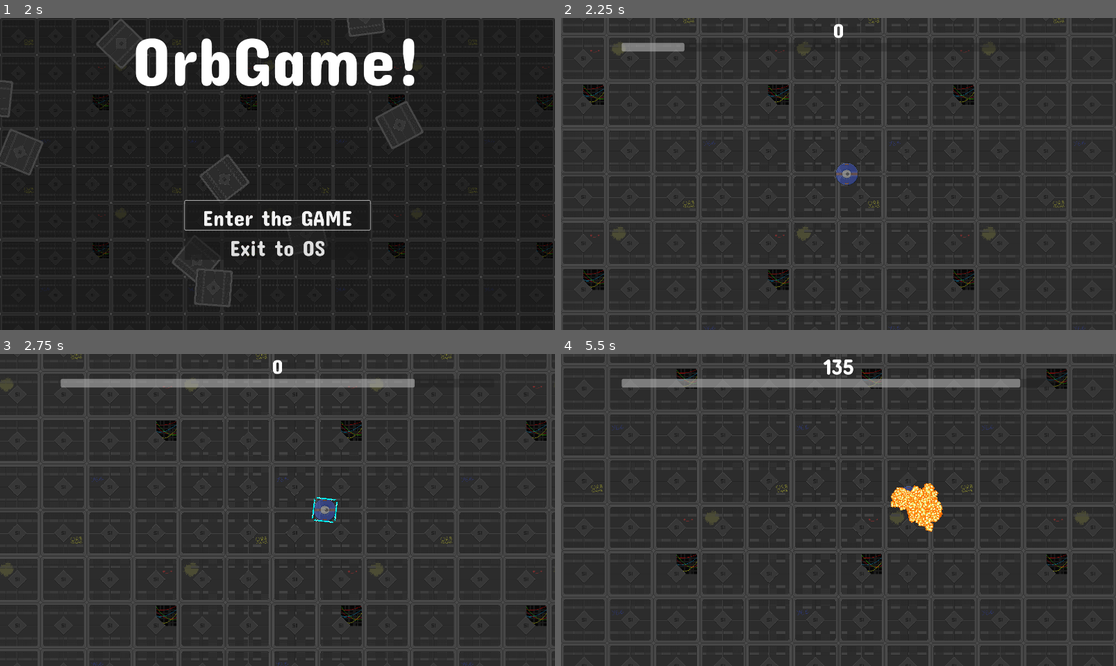
Above: before the commit, frames 1-4 (two rows, left to right).
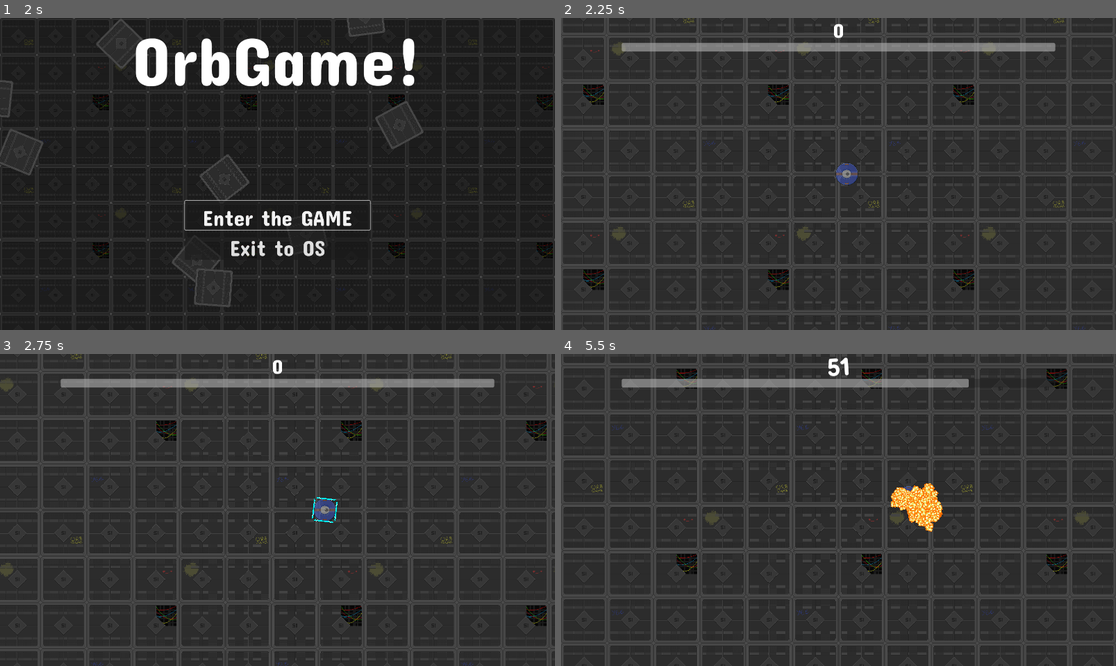
Above: after the commit, the same moments.

Repository: thompson937/Orbgame
Game: Godot game, scene res://Nodes/main_menu.tscn
Two runs of this game, one before a commit and one after it. Both use one fixed random seed, a clock stepped at 60 frames per second and the inputs below.
Inputs:
- Up to frame 1 (2 s): click "Enter the GAME" at 0.5 s; click "Enter the GAME" at 1.25 s
- Up to frame 2 (2.25 s): hold Right (move_right) from 2.03 s (still down); tap Space (dash) at 2.1 s
- Up to frame 3 (2.75 s): keep holding Right (move_right)
- Up to frame 4 (5.5 s): release Right (move_right) at 2.78 s; hold Down (move_down) 2.78-3.53 s; tap Space (dash) every 0.75 s from 2.85 to 5.1 s; hold Right (move_right) 3.53-4.28 s; hold Up (move_up) 4.28-5.03 s; hold Left (move_left) from 5.03 s (still down)

Frame 1 is identical in both runs. In frame 2, 1.8% of the frame differs, in the area x 22-90%, y 8-11%; in frame 3, 0.4%; in frame 4, 0.4%.

Commit message:
Rewrote literally everything (music temporarily muted)

Diff:
--- a/Nodes/main.tscn
+++ b/Nodes/main.tscn
@@ -1,9 +1,10 @@
-[gd_scene load_steps=11 format=3 uid="uid://bhbrjk61khsph"]
+[gd_scene load_steps=12 format=3 uid="uid://bhbrjk61khsph"]
 
 [ext_resource type="Script" path="res://Scripts/game.gd" id="1_71f2l"]
 [ext_resource type="PackedScene" uid="uid://ctv8f0y3h1t25" path="res://Nodes/player.tscn" id="1_al7i7"]
 [ext_resource type="Script" path="res://Scripts/move_camera.gd" id="2_sm8c7"]
 [ext_resource type="PackedScene" uid="uid://ckm0gidsmua3s" path="res://Nodes/missile.tscn" id="3_c6tdd"]
+[ext_resource type="Script" path="res://Scripts/HudManager.gd" id="4_12t7j"]
 [ext_resource type="Theme" uid="uid://dtxqxytnxtioo" path="res://the_theme.tres" id="4_xj4qc"]
 [ext_resource type="Texture2D" uid="uid://lkv8xpo6fc1m" path="res://Art/ground_tile.png" id="5_887kl"]
 [ext_resource type="Script" path="res://Scripts/pause_menu.gd" id="5_dw50r"]
@@ -26,8 +27,9 @@
 anchor_bottom = 1.0
 grow_horizontal = 2
 grow_vertical = 2
+script = ExtResource("4_12t7j")
 
-[node name="ProgressBar" type="ProgressBar" parent="Player/HUD/Control"]
+[node name="Healthbar" type="ProgressBar" parent="Player/HUD/Control"]
 layout_mode = 0
 anchor_left = 0.5
 anchor_right = 0.5
@@ -39,7 +41,7 @@
 mouse_filter = 2
 show_percentage = false
 
-[node name="Label" type="Label" parent="Player/HUD/Control"]
+[node name="ScoreLabel" type="Label" parent="Player/HUD/Control"]
 layout_direction = 1
 layout_mode = 0
 anchor_left = 0.5
@@ -143,19 +145,12 @@
 shortcut_in_tooltip = false
 text = "QUIT"
 
-[node name="VisibleOnScreenNotifier2D" type="VisibleOnScreenNotifier2D" parent="Player/HUD/Control/PauseScreen"]
-position = Vector2(960, 540)
-scale = Vector2(50, 30)
-
 [node name="Camera2D" type="Camera2D" parent="."]
 zoom = Vector2(0.938, 0.938)
 script = ExtResource("2_sm8c7")
 
 [node name="RocketSpawner" type="Timer" parent="."]
 wait_time = 0.5
-autostart = true
-
-[node name="ScoreSeconds" type="Timer" parent="."]
 autostart = true
 
 [node name="TextureRect" type="TextureRect" parent="."]
@@ -175,10 +170,7 @@
 
 [node name="Score" parent="." instance=ExtResource("7_r5phs")]
 
-[connection signal="returnToGame" from="Player/HUD/Control/PauseScreen" to="." method="_on_pause_screen_return_to_game"]
 [connection signal="pressed" from="Player/HUD/Control/PauseScreen/MenuButton" to="Player/HUD/Control/PauseScreen" method="_on_menu_button_pressed"]
 [connection signal="pressed" from="Player/HUD/Control/PauseScreen/ReturnButton" to="Player/HUD/Control/PauseScreen" method="_on_return_button_pressed"]
 [connection signal="pressed" from="Player/HUD/Control/PauseScreen/QuitButton" to="Player/HUD/Control/PauseScreen" method="_on_quit_button_pressed"]
-[connection signal="screen_entered" from="Player/HUD/Control/PauseScreen/VisibleOnScreenNotifier2D" to="Player/HUD/Control/PauseScreen" method="_on_visible_on_screen_notifier_2d_screen_entered"]
 [connection signal="timeout" from="RocketSpawner" to="." method="_on_missile_spawner_timeout"]
-[connection signal="timeout" from="ScoreSeconds" to="Score" method="_on_score_seconds_timeout"]
--- a/Nodes/player.tscn
+++ b/Nodes/player.tscn
@@ -30,7 +30,7 @@
 [node name="CollisionShape2D" type="CollisionShape2D" parent="."]
 shape = SubResource("CircleShape2D_bo7tv")
 
-[node name="AudioStreamPlayer" type="AudioStreamPlayer" parent="."]
+[node name="DeathSound" type="AudioStreamPlayer" parent="." groups=["player"]]
 stream = ExtResource("5_yc7dk")
 volume_db = 3.5
 bus = &"Effects"
--- /dev/null
+++ b/Scripts/GameState.gd
@@ -0,0 +1,37 @@
+extends Node
+
+var playerHealth = 5
+var score = 0
+var missilePoints = 0
+var time = 0
+
+var paused = false
+var gameOver = false
+
+var missileBonus = 30
+var scoreMultiplier = 5
+
+var resetComplete = false
+
+func reset_game():
+	paused = false
+	gameOver = false
+	playerHealth = 5
+	time = 0
+	score = 0
+	missilePoints = 0
+	randomize()
+	resetComplete = true
+
+func _process(delta):
+	if not paused:
+		time += delta
+		if time > 1:
+			score = floor(time * scoreMultiplier) + missilePoints
+			score = floor(score)
+
+	if playerHealth <= 0:
+		gameOver = true
+
+func missile_bonus():
+	missilePoints += missileBonus
--- /dev/null
+++ b/Scripts/HudManager.gd
@@ -0,0 +1,36 @@
+extends Control
+
+var prevScore = 0
+var lerpedScore = 0
+
+var intensity = 1
+
+
+# Called when the node enters the scene tree for the first time.
+func _ready():
+	pass # Replace with function body.
+
+
+# Called every frame. 'delta' is the elapsed time since the previous frame.
+func _process(delta):
+	var deltaScore = GameState.score - prevScore
+	lerpedScore = lerpf(lerpedScore, GameState.score, 0.2)
+	lerpedScore = floor(lerpedScore)
+	$ScoreLabel.text = str(lerpedScore)
+	$ScoreLabel.rotation = sin(GameState.time * 60) / 700 * intensity
+	var scoreScale = lerpf(1, 1.5, intensity / 100)
+	$ScoreLabel.scale = Vector2(scoreScale, scoreScale)
+	$Healthbar.value = GameState.playerHealth * 20
+
+	intensity += deltaScore
+	intensity -= 1
+	intensity = clamp(intensity, 1, 100)
+
+	if GameState.paused:
+		$PauseScreen.show()
+		AudioServer.set_bus_effect_enabled(1, 1, true)
+	else:
+		$PauseScreen.hide()
+		AudioServer.set_bus_effect_enabled(1, 1, false)
+
+	prevScore = GameState.score
--- a/Scripts/game.gd
+++ b/Scripts/game.gd
@@ -1,72 +1,18 @@
 extends Node2D
 
 @export var missileAsset : PackedScene
-var gameRunning = true
-var gamePaused = false
 
-var pauseScreen
-
-# Called when the node enters the scene tree for the first time.
-func _ready():
-	pauseScreen = $Player/HUD/Control/PauseScreen
-	pauseScreen.hide()
-	randomize()
-
-
-# Called every frame. 'delta' is the elapsed time since the previous frame.
 func _process(delta):
-	if Input.is_action_just_pressed("pause"):
-		gamePaused = not gamePaused
-		pause_game()
-
-	if $Player.helf <= 0 and gameRunning:
-		end_game()
-
-func new_game():
-	pauseScreen.hide()
-	gameRunning = true
-	$Player.start()
-	$RocketSpawner.start()
-	$Score.start()
-	$ScoreSeconds.start()
-	AudioServer.set_bus_effect_enabled(1, 1, false)
-
-func end_game():
-	pauseScreen.show()
-	gameRunning = false
-	$RocketSpawner.stop()
-	$ScoreSeconds.stop()
-	print("Dead")
-	var childrenToExplode = get_children()
-
-	for child in childrenToExplode:
-		if "Missile" in child.name:
-			child.explode()
-
-	$Player.ono_ded()
-	AudioServer.set_bus_effect_enabled(1, 1, true)
-
-func pause_game():
-	if gamePaused:
-		pauseScreen.show()
-		AudioServer.set_bus_effect_enabled(1, 1, true)
+	if GameState.gameOver:
+		GameState.paused = true
 		$RocketSpawner.stop()
-		$ScoreSeconds.stop()
-	else:
-		pauseScreen.hide()
-		AudioServer.set_bus_effect_enabled(1, 1, false)
+	elif GameState.resetComplete:
 		$RocketSpawner.start()
-		$ScoreSeconds.start()
-
-	$Player.pause()
-
-	var children = get_children()
-
-	for child in children:
-		if "Missile" in child.name:
-			child.paused = gamePaused
 
 func _on_missile_spawner_timeout():
+	if GameState.paused:
+		pass
+
 	var missile = missileAsset.instantiate()
 	missile.player = $Player
 	var spawnPos = Vector2.ZERO
@@ -97,11 +43,3 @@
 
 	missile.position = spawnPos
 	add_child(missile)
-
-
-func _on_pause_screen_return_to_game():
-	if gameRunning:
-		gamePaused = false
-		pause_game()
-	else:
-		new_game()
--- a/Scripts/main_menu.gd
+++ b/Scripts/main_menu.gd
@@ -14,6 +14,7 @@
 
 func _on_enter_button_pressed():
 	get_tree().change_scene_to_file("res://Nodes/main.tscn")
+	GameState.reset_game()
 
 
 func _on_quit_button_pressed():
--- a/Scripts/missile.gd
+++ b/Scripts/missile.gd
@@ -8,8 +8,6 @@
 
 var maxTimer = 5.0
 
-var paused = false
-
 var player
 
 func _ready():
@@ -17,7 +15,10 @@
 
 
 func _process(delta):
-	if paused:
+	if GameState.gameOver:
+		explode()
+
+	if GameState.paused:
 		timer -= delta
 
 	var direction = player.position - position
@@ -29,12 +30,12 @@
 	rotation_diff = clamp(rotation_diff, -turn_rate, turn_rate)
 
 	#Disable steering
-	if timer >= 0 and not paused:
-		rotation += rotation_diff #/ 4
+	if timer >= 0 and not GameState.paused:
+		rotation += rotation_diff
 
 	var velocity = Vector2.RIGHT.rotated(rotation)
 
-	if not paused:
+	if not GameState.paused:
 		position += velocity * delta * speed
 
 
@@ -44,11 +45,10 @@
 
 
 func _on_area_entered(area):
-	var scoreCounter = get_parent().get_node("Score")
-	scoreCounter.missile_boom()
 	explode()
 
 func explode():
+	GameState.missile_bonus()
 	var boom = explosionNode.instantiate()
 	boom.position = position
 	get_parent().add_child(boom)
--- a/Scripts/pause_menu.gd
+++ b/Scripts/pause_menu.gd
@@ -1,29 +1,13 @@
 extends ColorRect
-
-signal returnToGame()
-
-var unHidden = true
-
-# Called when the node enters the scene tree for the first time.
-func _ready():
-	pass
-
-# Called every frame. 'delta' is the elapsed time since the previous frame.
-func _process(delta):
-	if unHidden:
-		$ReturnButton.grab_focus()
-		unHidden = false
 
 func _on_menu_button_pressed():
 	get_tree().change_scene_to_file("res://Nodes/main_menu.tscn")
 
-
 func _on_return_button_pressed():
-	emit_signal("returnToGame")
-
+	if not GameState.gameOver:
+		GameState.paused = false
+	else:
+		GameState.reset_game()
 
 func _on_quit_button_pressed():
 	get_tree().quit()
-
-func _on_visible_on_screen_notifier_2d_screen_entered():
-	unHidden = true
--- a/Scripts/player_movement.gd
+++ b/Scripts/player_movement.gd
@@ -5,27 +5,43 @@
 
 @export var speed = 50
 
-var helf = 5
-var ded = false
-var paused = false
-
 var immuneTime = 1.0
 var dashTime = -10.0
 @export var dashTimeOut = 4
 var playedDashAnim = false
+var playedDeathSound = false
 
 func _process(delta):
+	# Once GameState is finished this resets the player
 
-	if paused:
+	if GameState.resetComplete:
+		GameState.resetComplete = false
+		reset_player()
+
+	# Death handling
+
+	if GameState.gameOver and not playedDeathSound:
+		playedDeathSound = true
+		hide()
+		$DeathSound.play()
+
+	# Give player i-frames when paused
+
+	if GameState.paused:
 		immuneTime = 0.2
 
 	inputDirections = Vector2.ZERO
+
+	# Dash logic
 
 	if dashTime > 0:
 		inputDirections = lastInputs
 		immuneTime = 0.1
 
-	dashTime -= delta
+	if not GameState.paused:
+		dashTime -= delta
+
+	# i-frame color changes
 
 	if immuneTime > 0:
 		immuneTime -= delta
@@ -33,15 +49,7 @@
 	else:
 		$Sprite2D.modulate = Color8(255, 255, 255, 255)
 
-	var healthBar = $HUD/Control/ProgressBar.value
-
-	$HUD/Control/ProgressBar.value = healthBar + (helf * 20 - healthBar) * 0.05
-
-
-	if ded:
-		if $HUD/Control/ProgressBar.value <= 0.1:
-			$HUD/Control/ProgressBar.value = 0
-		return
+	# Take in inputs
 
 	if dashTime <= 0:
 		inputDirections.y = Input.get_axis("move_up", "move_down")
@@ -60,7 +68,12 @@
 
 	lastInputs = inputDirections
 
-	if not paused:
+	if Input.is_action_just_pressed("pause"):
+		GameState.paused = not GameState.paused
+
+	# Apply gathered inputs
+
+	if not GameState.paused:
 		position += inputDirections * delta * (speed + (clamp(ceil(dashTime), 0, 1) * 500))
 
 	position.x = clampf(position.x, -1024 + 16, 1024 - 16)
@@ -70,23 +83,12 @@
 func _on_area_entered(area):
 	if area.is_in_group("missile") and immuneTime <= 0:
 		immuneTime = 1
-		helf -= 1
-		print(helf)
+		GameState.playerHealth -= 1
 
-func start():
+func reset_player():
 	immuneTime = 1.0
 	dashTime = -10
 	playedDashAnim = false
-	paused = false
-	ded = false
-	helf = 5
+	playedDeathSound = false
 	show()
 	position = Vector2.ZERO
-
-func pause():
-	paused = not paused
-
-func ono_ded():
-	hide()
-	$AudioStreamPlayer.play()
-	ded = true
--- a/Scripts/score_manager.gd
+++ b/Scripts/score_manager.gd
@@ -2,44 +2,3 @@
 
 #Personal best:15755
 #With controller:12475
-
-var time = 0
-
-var score = 0
-@export var scorePerSeconds = 5
-@export var missileBonus = 30
-
-var parent
-var player
-var label
-
-var previousScore = 0.0
-var lerpedScore = 0.0
-
-func _ready():
-	parent = get_parent()
-	label = parent.get_node("Player/HUD/Control/Label")
-	player = parent.get_node("Player")
-
-
-func _process(delta):
-	time += delta
-	var deltaScore = (score - previousScore)
-	label.text = str(score)
-
-	lerpedScore = lerpedScore + (deltaScore - lerpedScore) * 0.01
-
-	label.scale.x = 1 + lerpedScore / 10
-	label.scale.y = 1 + lerpedScore / 10
-
-	previousScore = score
-
-func start():
-	score = 0
-	previousScore = 0
-
-func _on_score_seconds_timeout():
-	score += scorePerSeconds * player.helf
-
-func missile_boom():
-	score += missileBonus
--- a/Scripts/ui_button.gd
+++ /dev/null
@@ -1,11 +0,0 @@
-extends Button
-
-
-# Called when the node enters the scene tree for the first time.
-func _ready():
-	pass # Replace with function body.
-
-
-# Called every frame. 'delta' is the elapsed time since the previous frame.
-func _process(delta):
-	focus_mode = true
--- a/default_bus_layout.tres
+++ b/default_bus_layout.tres
@@ -18,7 +18,7 @@
 [resource]
 bus/1/name = &"Music"
 bus/1/solo = false
-bus/1/mute = false
+bus/1/mute = true
 bus/1/bypass_fx = false
 bus/1/volume_db = -6.24739
 bus/1/send = &"Master"
--- a/project.godot
+++ b/project.godot
@@ -16,6 +16,10 @@
 boot_splash/bg_color=Color(0, 0, 0, 1)
 boot_splash/image="res://Art/si_logo_transparent_3.png"
 config/icon="res://Art/icon.png"
+
+[autoload]
+
+GameState="*res://Scripts/GameState.gd"
 
 [display]
 
